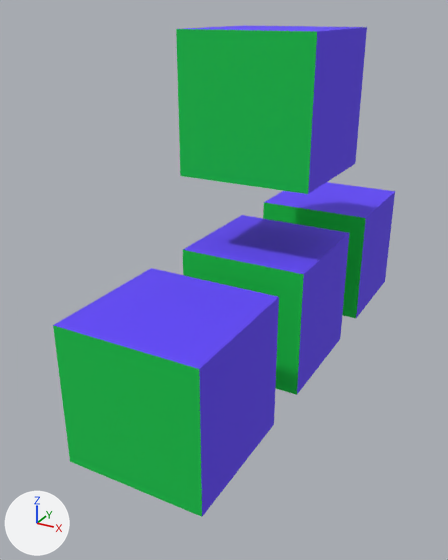
The FBX model newton-4.00/applications/media/unitBox.fbx: old version first, new version second.
Both versions are drawn from a 50 mm lens placed at (1.92, -5.67, 2.19), pointed at (-0.33, -1.57, 0.14). Arrows for +X, +Y and +Z are at lower left; the lights stay in place. Where no turn or scale is listed for an object, it has been applied to the vertices.
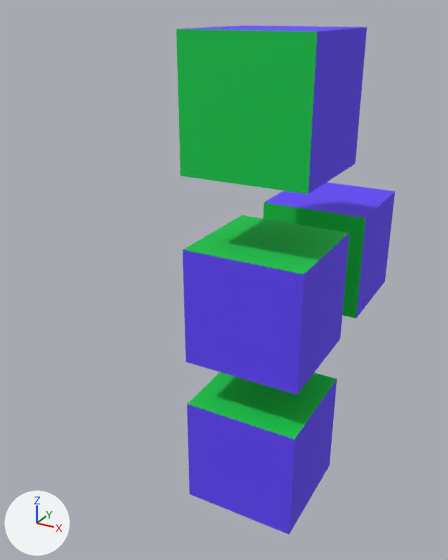
Location of each change, (x1, y1, x2, y2) in pixels of the pictures (448 x 560 px):
'Box003', turned: before (53, 268, 279, 517); after (187, 372, 337, 534)
'Box002', turned: (183, 215, 349, 395) in both

The edits, one by one:
Object 'Box002' (ob_box002) turns from (0, 0, 0) to (90, 0, 0) degrees about x, y and z.
